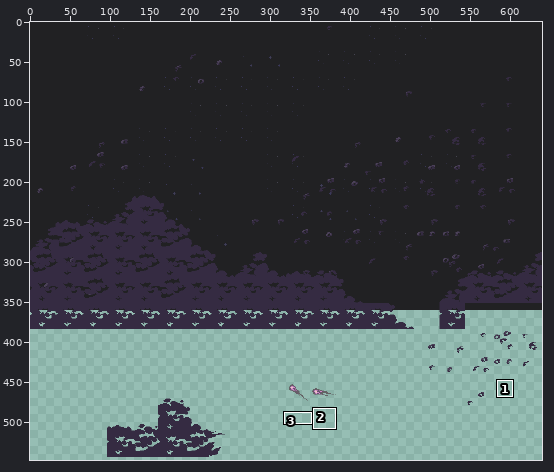
Two versions of one pixel-art file, art/awdawdawdaw.ase. The first picture is a wide view before the edit; the outline marks the close-up.
Close-up. Before the commit:
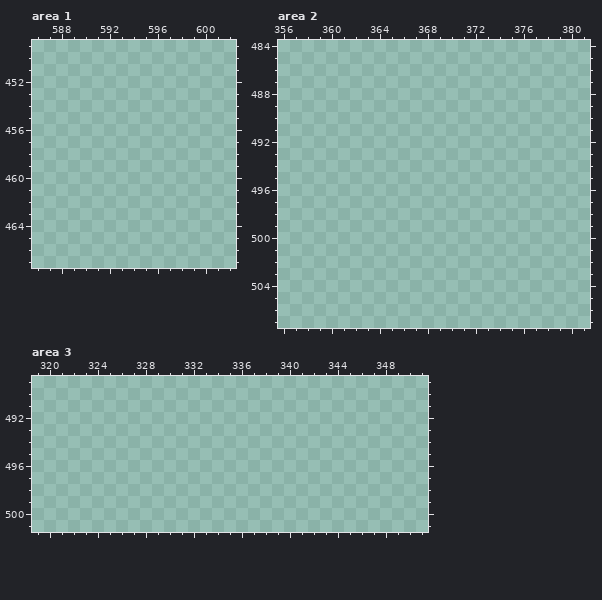
640x576 pixels, 1 frame. Shown: area 1: x 586..602, y 449..467; area 2: x 356..381, y 484..507; area 3: x 319..351, y 489..501. The wide view leaves out empty margins. The commit also changed other parts of the picture, which this record leaves out.
Visible layers, top first: "Tileset2", "Tileset", "Stars", "Planetoids", "Back".
Palette (. is transparent): 
The same view after the edit:
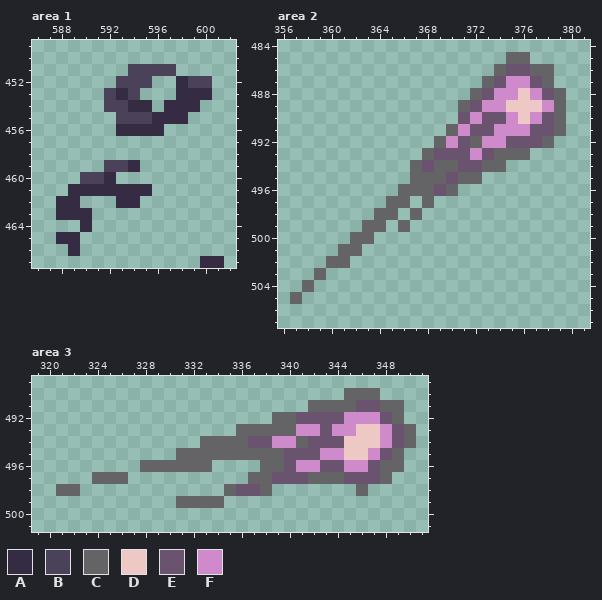
Colours new in this view: A #352b42  B #4b4158  C #646365  D #edc8c4  E #6a536e  F #cf8acb
Edits made:
Changed rows in their new state; - is an unchanged pixel.
Area 1, layer "Tileset":
first column x 588:
451 ------BBBB----
452 -----BBB--ABB-
453 ----BAB---AAA-
454 ----BBAA-AAA--
455 -----BBBAAA---
456 -----AAAA-----
459 ----BBA-------
460 --BBA---------
461 -AAAAAAA------
462 AA---AA-------
463 AAA-----------
464 --A-----------
465 AA------------
466 -A------------
467 ------------AA
Area 2, layer "Planetoids":
first column x 357:
485 ------------------CC---
486 -----------------CEECC-
487 ----------------CEFFEC-
488 ---------------CEFFDFEC
489 --------------CEFFDDDFC
490 --------------EFEEFDFEC
491 -------------CFEEFFFEEC
492 ------------CFECFFEEEC-
493 -----------CEEEFECCC---
494 ----------CECCEECC-----
495 ----------CCCECC-------
496 ---------CCCEC---------
497 --------CC-C-----------
498 -------CC-C------------
499 ------CC-C-------------
500 -----CC----------------
501 ----CC-----------------
502 ---CC------------------
503 --C--------------------
504 -C---------------------
505 C----------------------
Area 3, layer "Planetoids":
first column x 321:
490 ------------------------CCC---
491 ---------------------CCCCEECC-
492 ------------------CCEEEEFFFEC-
493 ---------------CCCCCFFEFFDDFEC
494 ------------CCCCEEFFCEEEDDDFEC
495 ----------CCCCCCCCCEEEFFDDFEC-
496 -------CCCCCC----CCEFFEEFFECC-
497 ---CCC----------CCEEECCCEEEC--
498 CC------------CEEC-------C----
499 ----------CCCC----------------
Where, in picture pixels (left, top, right, bottom), the same in both close-ups:
added: (56, 64, 212, 256)
added: (200, 256, 224, 268)
added: (290, 52, 566, 304)
added: (56, 388, 416, 508)
